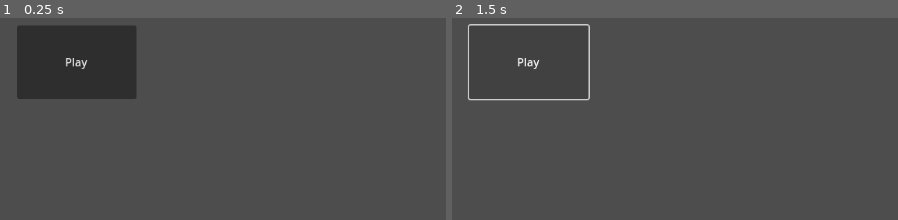
Above: before the commit, frames 1-2 (left to right).
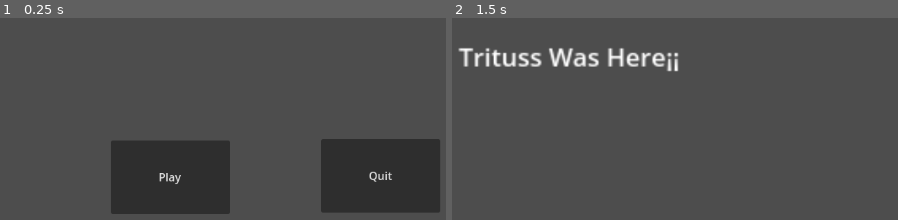
Above: after the commit, the same moments.

Repository: Trituss/UltraAlfa
Game: Godot game, scene res://main.tscn
Two runs of this game, one before a commit and one after it. Both use one fixed random seed, a clock stepped at 60 frames per second and the inputs below.
Inputs (mouse positions are in pixels of both pictures, inside the frame that each line leads up to):
- Up to frame 1 (0.25 s): no input
- Up to frame 2 (1.5 s): click "Play" at 0.5 s; click (527, 62) at 1.25 s, where only the run before the commit has a clickable "Play"

The runs differ from the first frame. In frame 1, 29% of the frame differs, in the area x 3-99%, y 3-98%; in frame 2, 3.4%.

Commit message:
agrege boton quit y otra ventana

Diff:
--- /dev/null
+++ b/main.gd
@@ -0,0 +1,11 @@
+extends Node2D
+
+
+
+
+func _on_quit_pressed():
+	get_tree().quit()
+
+
+func _on_play_pressed():
+	get_tree().change_scene_to_file("res://world.tscn")
--- a/main.tscn
+++ b/main.tscn
@@ -1,10 +1,23 @@
-[gd_scene format=3 uid="uid://bbh0f4yecnx60"]
+[gd_scene load_steps=2 format=3 uid="uid://bbh0f4yecnx60"]
+
+[ext_resource type="Script" path="res://main.gd" id="1_hx8qm"]
 
 [node name="Main" type="Node2D"]
+script = ExtResource("1_hx8qm")
 
 [node name="Play" type="Button" parent="."]
-offset_left = 205.0
-offset_top = 83.0
-offset_right = 377.0
-offset_bottom = 189.0
+offset_left = 340.0
+offset_top = 249.0
+offset_right = 512.0
+offset_bottom = 355.0
 text = "Play"
+
+[node name="Quit" type="Button" parent="."]
+offset_left = 643.0
+offset_top = 247.0
+offset_right = 815.0
+offset_bottom = 353.0
+text = "Quit"
+
+[connection signal="pressed" from="Play" to="." method="_on_play_pressed"]
+[connection signal="pressed" from="Quit" to="." method="_on_quit_pressed"]
--- /dev/null
+++ b/world.tscn
@@ -0,0 +1,11 @@
+[gd_scene format=3 uid="uid://by32wkym15osc"]
+
+[node name="World" type="Node2D"]
+
+[node name="Label" type="Label" parent="."]
+offset_left = 190.0
+offset_top = 103.0
+offset_right = 330.0
+offset_bottom = 129.0
+scale = Vector2(2.28879, 2.17581)
+text = "Trituss Was Here¡¡"
